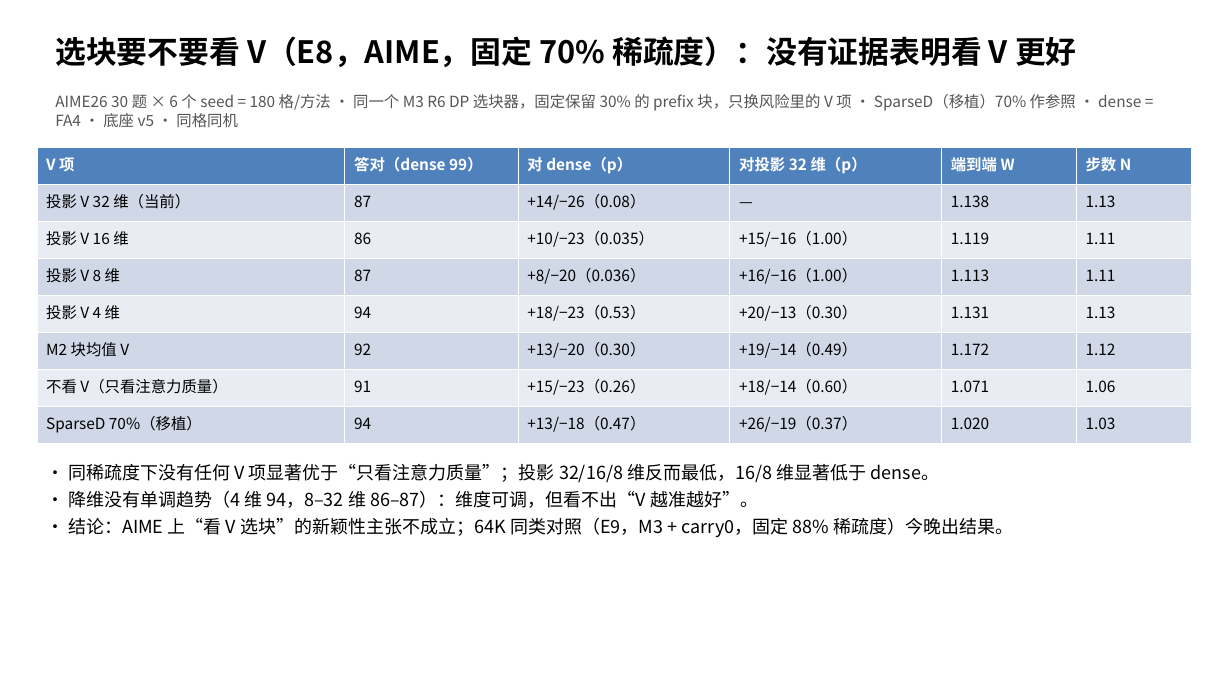
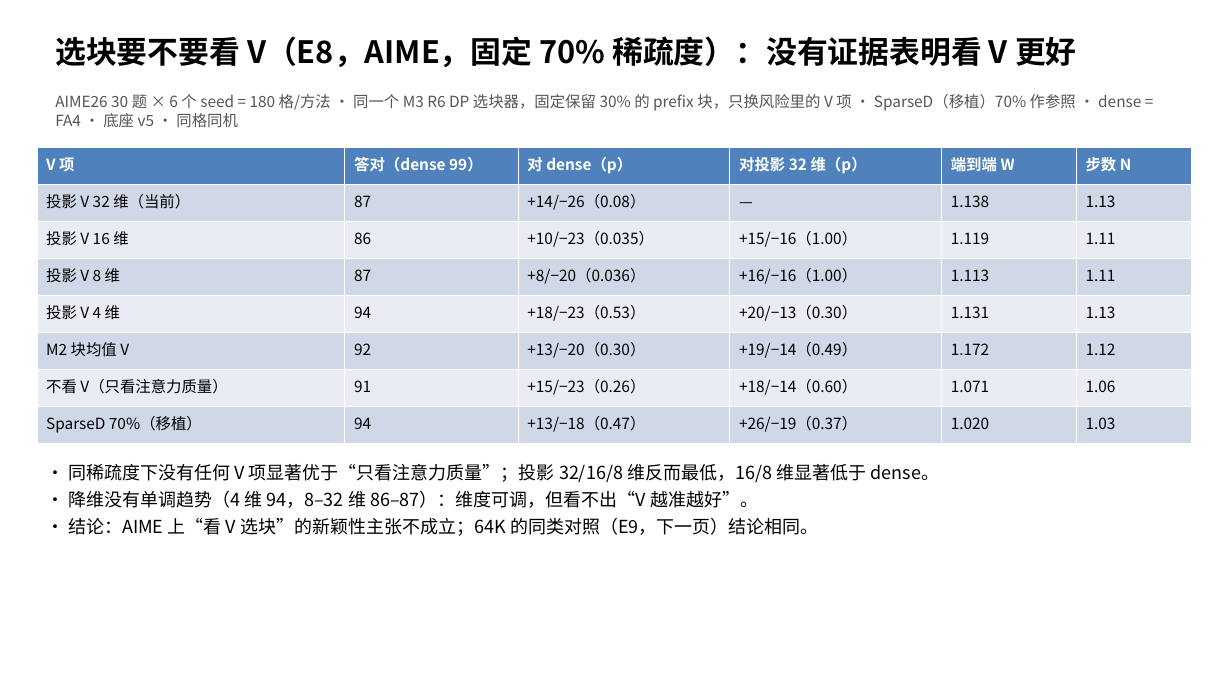
Before and after one commit to JunyuLiao/dlm, a slide deck: slide 6 of results/m1_m2_m3_frontier_v27_20260929/ppt_sample/dlm_sparse_attention_20261001.pptx. Drawn at 1232x693 pixels with LibreOffice and Linux fonts; fonts in the diff are those of the drawing. Boxes give left, top, right and bottom in pixels: in the first picture for what was removed or moved away, otherwise in the second. Text is boxed around its words. In the diff, an @@ line names an element or a change of style, - is before the commit and + after.

```diff
--- a/results/m1_m2_m3_frontier_v27_20260929/ppt_sample/dlm_sparse_attention_20261001.pptx
+++ b/results/m1_m2_m3_frontier_v27_20260929/ppt_sample/dlm_sparse_attention_20261001.pptx
@@ text at [68, 517, 819, 536]: text changed @@
-• 结论：AIME 上“看 V 选块”的新颖性主张不成立；64K 同类对照（E9，M3 + carry0，固定 88% 稀疏度）今晚出结果。
+• 结论：AIME 上“看 V 选块”的新颖性主张不成立；64K 的同类对照（E9，下一页）结论相同。
```
Also in this commit, not shown: 1 other slide changed, 1 slide added, 9 other files.
